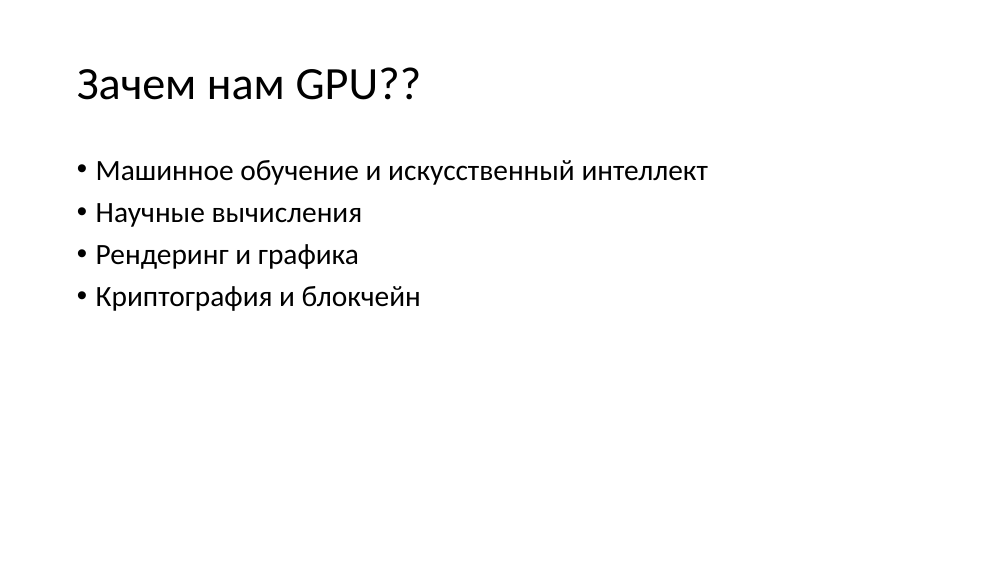
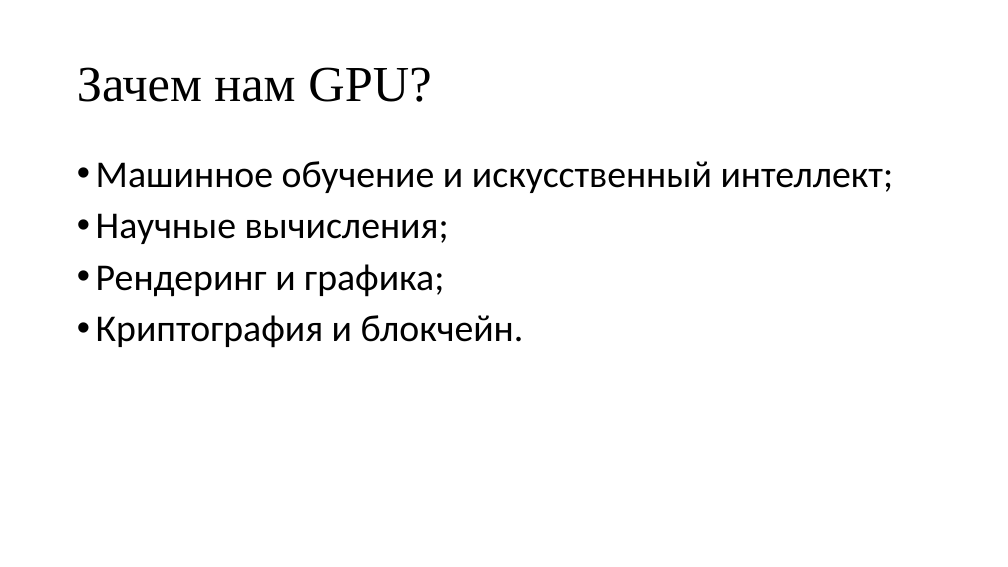
Before and after one commit to pezkov/gpu_course, a slide deck: slide 7 of presentations/Вычисления на GPU.pptx. Drawn at 1008x567 pixels with LibreOffice and Linux fonts; fonts in the diff are those of the drawing. Boxes give left, top, right and bottom in pixels: in the first picture for what was removed or moved away, otherwise in the second. Text is boxed around its words. In the diff, an @@ line names an element or a change of style, - is before the commit and + after.

```diff
--- a/presentations/Вычисления на GPU.pptx
+++ b/presentations/Вычисления на GPU.pptx
@@ title at bbox=[77, 67, 431, 102]: text changed; size 44 to 48 pt; font Calibri to Times New Roman @@
-Зачем нам GPU??
+Зачем нам GPU?
@@ text at bbox=[96, 161, 894, 348]: text changed; size 28 to 36 pt @@
-• Машинное обучение и искусственный интеллект
-• Научные вычисления
-• Рендеринг и графика
-• Криптография и блокчейн
+• Машинное обучение и искусственный интеллект;
+• Научные вычисления;
+• Рендеринг и графика;
+• Криптография и блокчейн.
```
Also in this commit, not shown: 20 other slides changed, 1 other file.
